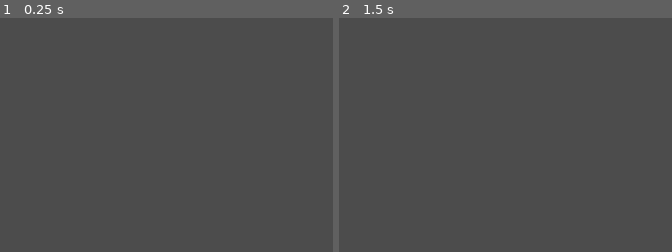
Above: before the commit, frames 1-2 (left to right).
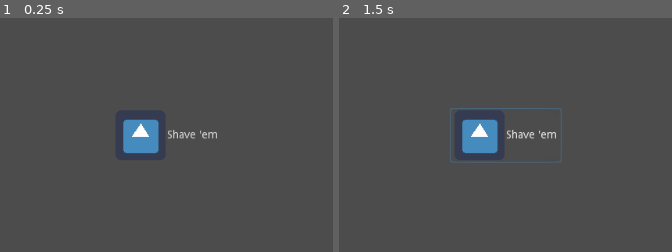
Above: after the commit, the same moments.

Repository: balconylabs/beardoff
Game: Godot game, scene res://beard.tscn
Same seed, same stepped clock (60 frames per second), same inputs: the game is played once before the commit and once after it. The engine's default icon, where the game draws it, is replaced by a stand-in: a white triangle on a blue panel in a dark square.
Inputs (mouse positions are % of the whole screen's width and height, from its top left):
- Up to frame 1 (0.25 s): no input
- Up to frame 2 (1.5 s): click (62, 63) at 0.5 s, where only the run after the commit has a clickable "Shave 'em"; click (62, 63) at 1.25 s, where only the run after the commit has a clickable "Shave 'em"
The pictures show only the part of the screen within x 37-87%, y 38-88%; the shares and areas given below are measured in that part.

The runs differ from the first frame. In frame 1, 1.8% of the frame differs, in the area x 36-66%, y 43-58%; in frame 2, 2.2%, in the area x 33-67%, y 38-62%.

Commit message:
jam session 01

Diff:
--- /dev/null
+++ b/godot_project/Control.gd
@@ -0,0 +1,24 @@
+extends Control
+
+
+
+# class member variables go here, for example:
+# var a = 2
+# var b = "textvar"
+
+func _ready():
+	# Called every time the node is added to the scene.
+	# Initialization here
+	pass
+
+#func _process(delta):
+#	# Called every frame. Delta is time since last frame.
+#	# Update game logic here.
+#	pass
+
+
+func _on_Button_pressed():
+
+
+	var node = get_node("/root/gameController")
+	node.restart()
--- a/godot_project/beard.gd
+++ b/godot_project/beard.gd
@@ -3,25 +3,32 @@
 var lastTickTime = 0
 
 var currentTick = 0
-var animTick = .5
+var animTick = .1
 var numTicksAnimSwitch = 12
 var beardVisibleTicks = 11
 var pixelScale = 7.5
 
+var gameRunning = true
+
 var head
 var beard
+
+
 
 func _ready():
 	# Called every time the node is added to the scene.
 	# Initialization here
 	head = get_node("headSprite")
 	beard = get_node("longbeard")
+
+	connect("restartSignal",self,"restart")
+
 	set_process(true)
 
 func _process(delta):
 	elapsedTime += delta
 
-	if(elapsedTime - lastTickTime >= animTick):
+	if((elapsedTime - lastTickTime >= animTick) and gameRunning):
 		#do tick
 		#print("tick: ")
 
@@ -36,3 +43,30 @@
 
 		currentTick += 1
 		lastTickTime = elapsedTime
+
+	if (beard.position.y >= 0):
+		lose()
+
+func _on_Button_pressed():
+	#shave
+	head.set_frame(0)
+	beard.set_position(Vector2(0, -404))
+	beard.hide()
+	currentTick = 0
+
+func lose():
+
+	#pause everything
+	gameRunning = false
+
+	#display "game over"
+	#show restart option
+	var gameOverScene = load("res://gameOver.tscn")
+	var gameOverNode = gameOverScene.instance()
+	var pos = Vector2(24 * 7.5, 0);
+	gameOverNode.set_position(pos)
+	add_child(gameOverNode)
+
+func restart():
+	head.hide()
+	pass
--- a/godot_project/beard.tscn
+++ b/godot_project/beard.tscn
@@ -1,10 +1,11 @@
-[gd_scene load_steps=4 format=2]
+[gd_scene load_steps=5 format=2]
 
 [ext_resource path="res://beard.gd" type="Script" id=1]
 [ext_resource path="res://sprites/HeroBeard_sprite.png" type="Texture" id=2]
 [ext_resource path="res://sprites/beardMask.png" type="Texture" id=3]
+[ext_resource path="res://icon.png" type="Texture" id=4]
 
-[node name="Node2D" type="Node2D"]
+[node name="gameController" type="Node2D"]
 
 script = ExtResource( 1 )
 _sections_unfolded = [ "Transform" ]
@@ -46,3 +47,42 @@
 texture = ExtResource( 3 )
 offset = Vector2( 12, 40 )
 _sections_unfolded = [ "Offset", "Transform", "Z" ]
+
+[node name="Control" type="Control" parent="."]
+
+anchor_left = 0.0
+anchor_top = 0.0
+anchor_right = 0.0
+anchor_bottom = 0.0
+margin_right = 40.0
+margin_bottom = 40.0
+rect_pivot_offset = Vector2( 0, 0 )
+rect_clip_content = false
+mouse_filter = 0
+size_flags_horizontal = 1
+size_flags_vertical = 1
+
+[node name="Button" type="Button" parent="Control"]
+
+anchor_left = 0.0
+anchor_top = 0.0
+anchor_right = 0.0
+anchor_bottom = 0.0
+margin_left = 627.0
+margin_top = 341.0
+margin_right = 703.0
+margin_bottom = 411.0
+rect_pivot_offset = Vector2( 0, 0 )
+rect_clip_content = false
+mouse_filter = 0
+size_flags_horizontal = 1
+size_flags_vertical = 1
+toggle_mode = false
+enabled_focus_mode = 2
+shortcut = null
+group = null
+text = "Shave 'em"
+icon = ExtResource( 4 )
+flat = true
+
+[connection signal="pressed" from="Control/Button" to="." method="_on_Button_pressed"]
--- /dev/null
+++ b/godot_project/gameOver.tscn
@@ -0,0 +1,83 @@
+[gd_scene load_steps=2 format=2]
+
+[ext_resource path="res://Control.gd" type="Script" id=1]
+
+[node name="Control" type="Control"]
+
+anchor_left = 0.0
+anchor_top = 0.0
+anchor_right = 0.0
+anchor_bottom = 0.0
+margin_right = 40.0
+margin_bottom = 40.0
+rect_pivot_offset = Vector2( 0, 0 )
+rect_clip_content = false
+mouse_filter = 0
+size_flags_horizontal = 1
+size_flags_vertical = 1
+script = ExtResource( 1 )
+
+[node name="Panel" type="Panel" parent="."]
+
+anchor_left = 0.0
+anchor_top = 0.0
+anchor_right = 0.0
+anchor_bottom = 0.0
+margin_right = 766.0
+margin_bottom = 573.0
+rect_pivot_offset = Vector2( 0, 0 )
+rect_clip_content = false
+mouse_filter = 0
+size_flags_horizontal = 1
+size_flags_vertical = 1
+_sections_unfolded = [ "Anchor", "Grow Direction", "Margin", "Rect" ]
+
+[node name="Label" type="Label" parent="Panel"]
+
+anchor_left = 0.0
+anchor_top = 0.0
+anchor_right = 0.0
+anchor_bottom = 0.0
+margin_left = 235.0
+margin_top = 41.0
+margin_right = 308.0
+margin_bottom = 89.0
+rect_scale = Vector2( 5, 5 )
+rect_pivot_offset = Vector2( 0, 0 )
+rect_clip_content = false
+mouse_filter = 2
+size_flags_horizontal = 1
+size_flags_vertical = 4
+text = "Game over due to beard"
+align = 1
+autowrap = true
+percent_visible = 1.0
+lines_skipped = 0
+max_lines_visible = -1
+_sections_unfolded = [ "Rect" ]
+
+[node name="Button" type="Button" parent="Panel"]
+
+anchor_left = 0.0
+anchor_top = 0.0
+anchor_right = 0.0
+anchor_bottom = 0.0
+margin_left = 241.0
+margin_top = 292.0
+margin_right = 308.0
+margin_bottom = 345.0
+rect_scale = Vector2( 5, 5 )
+rect_pivot_offset = Vector2( 0, 0 )
+rect_clip_content = false
+mouse_filter = 0
+size_flags_horizontal = 1
+size_flags_vertical = 1
+toggle_mode = false
+enabled_focus_mode = 2
+shortcut = null
+group = null
+text = "Restart"
+flat = false
+_sections_unfolded = [ "Rect" ]
+
+[connection signal="pressed" from="Panel/Button" to="." method="_on_Button_pressed"]
--- a/godot_project/project.godot
+++ b/godot_project/project.godot
@@ -20,4 +20,5 @@
 
 [rendering]
 
+quality/shadows/filter_mode=0
 environment/default_environment="res://default_env.tres"
